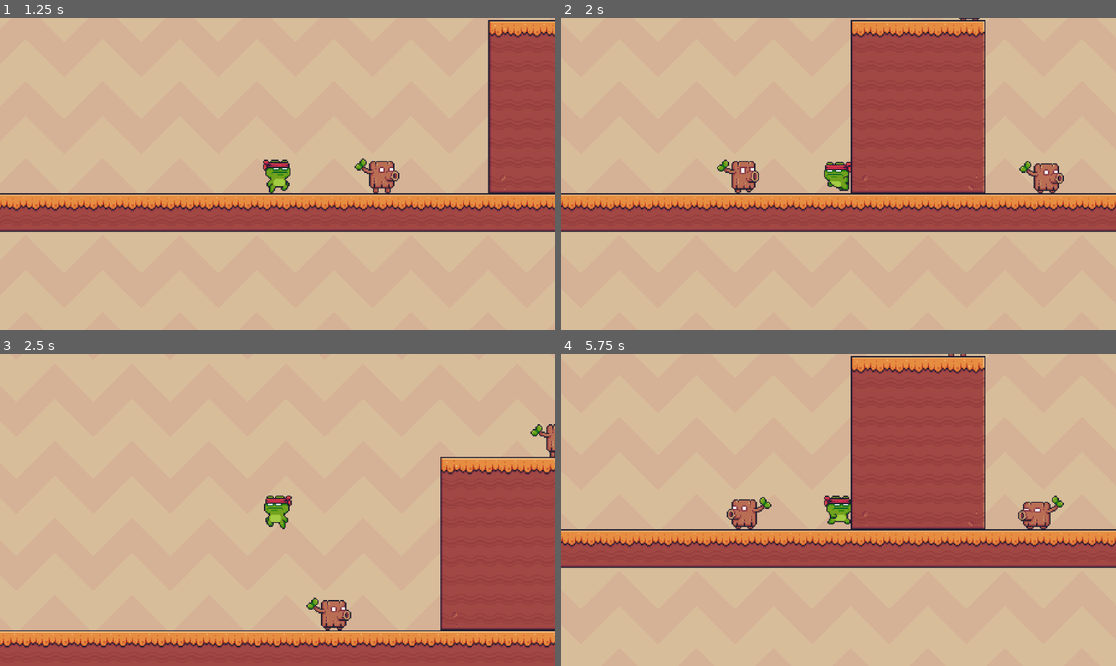
Above: before the commit, frames 1-4 (two rows, left to right).
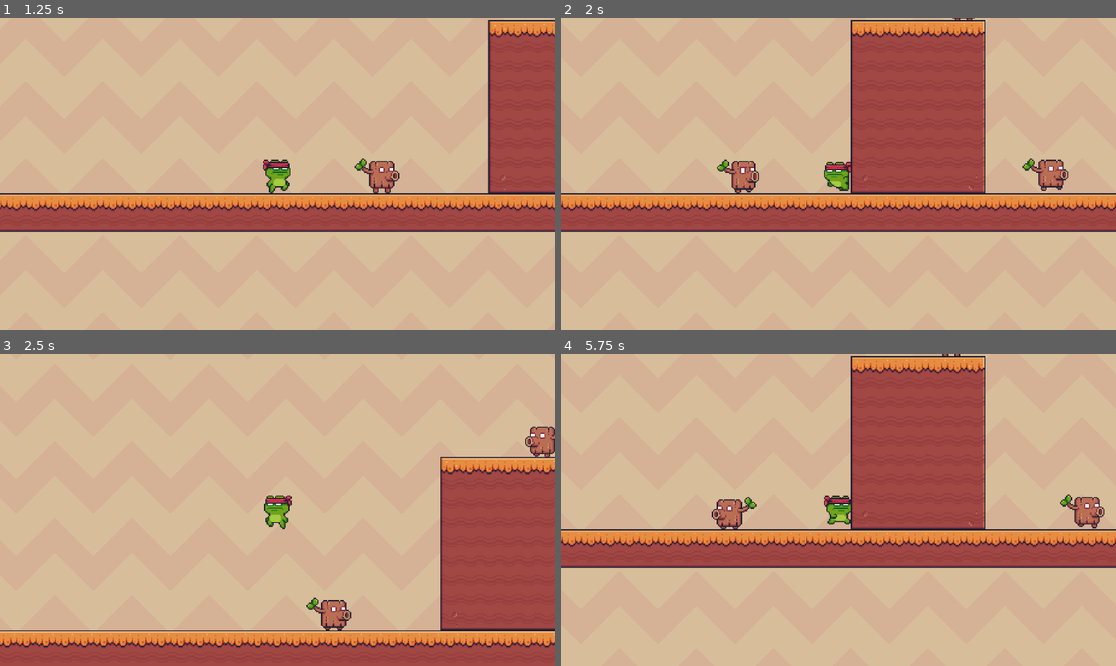
Above: after the commit, the same moments.

Repository: Yncy0/pixel-adventure-godot
Game: Godot game, scene res://world/test_world.tscn
Two runs of this game, one before a commit and one after it. Both use one fixed random seed, a clock stepped at 60 frames per second and the inputs below.
Inputs:
- Up to frame 1 (1.25 s): tap Enter at 0.5 s; hold D (right) from 0.53 s (still down); tap Space (jump) at 0.6, 0.77, 1.07 s
- Up to frame 2 (2 s): keep holding D (right); tap Space (jump) at 1.35, 1.52, 1.82 s
- Up to frame 3 (2.5 s): release D (right) at 2.03 s; hold A (left) from 2.03 s (still down); tap Space (jump) at 2.1 s
- Up to frame 4 (5.75 s): release A (left) at 2.78 s; hold D (right) 2.78-4.28 s; tap Space (jump) at 2.85, 3.02, 3.32, 3.6, 3.77, 4.07, 4.35, 4.52, 4.82, 5.1 s; hold A (left) 4.28-5.03 s; hold D (right) from 5.03 s (still down)

Frame 1 is identical in both runs. In frame 2, 0.6% of the frame differs, in the area x 70-92%, y 0-57%; in frame 3, 0.4%; in frame 4, 1.8%, in the area x 27-98%, y 0-57%.

Commit message:
trunk can now shoot bullets

Diff:
--- /dev/null
+++ b/bullet/base/scene/bullet_base.tscn
@@ -0,0 +1,15 @@
+[gd_scene load_steps=2 format=3 uid="uid://c04xw2xw55k3e"]
+
+[ext_resource type="Script" uid="uid://djlr4ctfw1kca" path="res://bullet/base/script/bullet_base.gd" id="1_crkyv"]
+
+[node name="BulletBase" type="Area2D"]
+script = ExtResource("1_crkyv")
+
+[node name="CollisionShape2D" type="CollisionShape2D" parent="."]
+
+[node name="AnimatedSprite2D" type="AnimatedSprite2D" parent="."]
+
+[node name="Timer" type="Timer" parent="."]
+
+[connection signal="body_entered" from="." to="." method="_on_body_entered"]
+[connection signal="timeout" from="Timer" to="." method="_on_timer_timeout"]
--- /dev/null
+++ b/bullet/base/script/bullet_base.gd
@@ -0,0 +1,32 @@
+class_name BulletBase extends Area2D
+
+@export var Bullet_Velocity: float = 100.0
+@export var Timer_Time: float = 1.0
+
+@onready var sprite: AnimatedSprite2D = $AnimatedSprite2D
+@onready var collision_shape_2d: CollisionShape2D = $CollisionShape2D
+@onready var timer: Timer = $Timer
+
+
+var direction: float = -1.0
+
+
+func shoot_x_axis(delta: float) -> void:
+	timer.start(Timer_Time)
+	position.x += Bullet_Velocity * direction * delta
+
+
+func flip() -> void:
+	if direction < 0:
+		sprite.flip_h = false
+	elif direction > 0:
+		sprite.flip_h = true
+
+
+func _on_timer_timeout() -> void:
+	self.queue_free()
+
+
+func _on_body_entered(body: Node2D) -> void:
+	if body:
+		self.queue_free()
--- /dev/null
+++ b/bullet/trunk/scene/trunk_bullet.tscn
@@ -0,0 +1,55 @@
+[gd_scene load_steps=9 format=3 uid="uid://cty071y3j40gj"]
+
+[ext_resource type="PackedScene" uid="uid://c04xw2xw55k3e" path="res://bullet/base/scene/bullet_base.tscn" id="1_t5jd7"]
+[ext_resource type="Script" uid="uid://dbyvqkawo4f3l" path="res://bullet/trunk/script/trunk_bullet.gd" id="2_nf2nw"]
+[ext_resource type="Texture2D" uid="uid://l8woy6mh2a4m" path="res://bullet/trunk/assets/Bullet.png" id="3_awukv"]
+[ext_resource type="Texture2D" uid="uid://cutcfibu04ks4" path="res://bullet/trunk/assets/Bullet Pieces.png" id="4_h6u1c"]
+
+[sub_resource type="RectangleShape2D" id="RectangleShape2D_awukv"]
+size = Vector2(13, 9)
+
+[sub_resource type="AtlasTexture" id="AtlasTexture_kjksg"]
+atlas = ExtResource("4_h6u1c")
+region = Rect2(0, 0, 16, 16)
+
+[sub_resource type="AtlasTexture" id="AtlasTexture_uqkqj"]
+atlas = ExtResource("4_h6u1c")
+region = Rect2(16, 0, 16, 16)
+
+[sub_resource type="SpriteFrames" id="SpriteFrames_h6u1c"]
+animations = [{
+"frames": [{
+"duration": 1.0,
+"texture": ExtResource("3_awukv")
+}],
+"loop": true,
+"name": &"default",
+"speed": 5.0
+}, {
+"frames": [{
+"duration": 1.0,
+"texture": SubResource("AtlasTexture_kjksg")
+}, {
+"duration": 1.0,
+"texture": SubResource("AtlasTexture_uqkqj")
+}],
+"loop": false,
+"name": &"shatter",
+"speed": 5.0
+}]
+
+[node name="TrunkBullet" instance=ExtResource("1_t5jd7")]
+collision_layer = 8
+collision_mask = 3
+monitorable = false
+script = ExtResource("2_nf2nw")
+
+[node name="CollisionShape2D" parent="." index="0"]
+position = Vector2(0.5, 0.5)
+shape = SubResource("RectangleShape2D_awukv")
+
+[node name="AnimatedSprite2D" parent="." index="1"]
+sprite_frames = SubResource("SpriteFrames_h6u1c")
+animation = &"shatter"
+frame = 1
+frame_progress = 1.0
--- /dev/null
+++ b/bullet/trunk/script/trunk_bullet.gd
@@ -0,0 +1,7 @@
+class_name TrunkBullet extends BulletBase
+
+
+func _physics_process(delta: float) -> void:
+	sprite.play("default")
+	flip()
+	shoot_x_axis(delta)
--- a/characters/froggy/scene/froggy.tscn
+++ b/characters/_player/froggy/scene/froggy.tscn
@@ -1,19 +1,19 @@
 [gd_scene load_steps=53 format=3 uid="uid://co2pn00d3aq6n"]
 
-[ext_resource type="Script" uid="uid://0d4qas52ty3p" path="res://characters/_player/script/player.gd" id="1_c6xgn"]
-[ext_resource type="Texture2D" uid="uid://bud8qwhjye3nu" path="res://characters/froggy/assets/Jump (32x32).png" id="1_s2jb6"]
-[ext_resource type="Texture2D" uid="uid://04o6fp4vr47k" path="res://characters/froggy/assets/Double Jump (32x32).png" id="2_8io72"]
-[ext_resource type="Texture2D" uid="uid://bqgiwglo7flq2" path="res://characters/froggy/assets/Idle (32x32).png" id="2_onk8j"]
-[ext_resource type="Texture2D" uid="uid://6hrew56sl24v" path="res://characters/froggy/assets/Fall (32x32).png" id="2_yaiw4"]
-[ext_resource type="Texture2D" uid="uid://cmx3egbygeh0f" path="res://characters/froggy/assets/Run (32x32).png" id="4_78bfd"]
+[ext_resource type="Script" uid="uid://0d4qas52ty3p" path="res://characters/_player/_script/player.gd" id="1_c6xgn"]
+[ext_resource type="Texture2D" uid="uid://bud8qwhjye3nu" path="res://characters/_player/froggy/assets/Jump (32x32).png" id="1_s2jb6"]
+[ext_resource type="Texture2D" uid="uid://04o6fp4vr47k" path="res://characters/_player/froggy/assets/Double Jump (32x32).png" id="2_8io72"]
+[ext_resource type="Texture2D" uid="uid://bqgiwglo7flq2" path="res://characters/_player/froggy/assets/Idle (32x32).png" id="2_onk8j"]
+[ext_resource type="Texture2D" uid="uid://6hrew56sl24v" path="res://characters/_player/froggy/assets/Fall (32x32).png" id="2_yaiw4"]
+[ext_resource type="Texture2D" uid="uid://cmx3egbygeh0f" path="res://characters/_player/froggy/assets/Run (32x32).png" id="4_78bfd"]
 [ext_resource type="Script" uid="uid://d2ylh53h5m14j" path="res://states/state_machine.gd" id="6_aau3j"]
-[ext_resource type="Script" uid="uid://cp0e5rbfc4u2c" path="res://characters/_player/script/states/idle/idle.gd" id="7_khrki"]
-[ext_resource type="Texture2D" uid="uid://wqylcdxn5gtk" path="res://characters/froggy/assets/Wall Jump (32x32).png" id="7_ydpga"]
-[ext_resource type="Script" uid="uid://rnvaiksy3o6a" path="res://characters/_player/script/states/move/move.gd" id="8_c6xgn"]
-[ext_resource type="Script" uid="uid://b586jjb6d2v7o" path="res://characters/_player/script/states/jump/jump.gd" id="9_c6xgn"]
-[ext_resource type="Script" uid="uid://dos5r1j8a7vnw" path="res://characters/_player/script/states/fall/fall.gd" id="10_tyn13"]
-[ext_resource type="Script" uid="uid://bgd6c22r8v0uh" path="res://characters/_player/script/states/wall/wall_slide.gd" id="13_pah6a"]
-[ext_resource type="Script" uid="uid://y3inhprtivlv" path="res://characters/_player/script/states/wall/wall_jump.gd" id="14_p1y4a"]
+[ext_resource type="Script" uid="uid://cp0e5rbfc4u2c" path="res://characters/_player/_script/states/idle/idle.gd" id="7_khrki"]
+[ext_resource type="Texture2D" uid="uid://wqylcdxn5gtk" path="res://characters/_player/froggy/assets/Wall Jump (32x32).png" id="7_ydpga"]
+[ext_resource type="Script" uid="uid://rnvaiksy3o6a" path="res://characters/_player/_script/states/move/move.gd" id="8_c6xgn"]
+[ext_resource type="Script" uid="uid://b586jjb6d2v7o" path="res://characters/_player/_script/states/jump/jump.gd" id="9_c6xgn"]
+[ext_resource type="Script" uid="uid://dos5r1j8a7vnw" path="res://characters/_player/_script/states/fall/fall.gd" id="10_tyn13"]
+[ext_resource type="Script" uid="uid://bgd6c22r8v0uh" path="res://characters/_player/_script/states/wall/wall_slide.gd" id="13_pah6a"]
+[ext_resource type="Script" uid="uid://y3inhprtivlv" path="res://characters/_player/_script/states/wall/wall_jump.gd" id="14_p1y4a"]
 
 [sub_resource type="AtlasTexture" id="AtlasTexture_8t8fs"]
 atlas = ExtResource("2_8io72")
--- a/characters/enemy/snail/scene/snail.tscn
+++ b/characters/enemy/snail/scene/snail.tscn
@@ -256,7 +256,7 @@
 sprite_frames = SubResource("SpriteFrames_nes41")
 animation = &"shell_idle"
 autoplay = "idle"
-frame_progress = 0.596649
+frame_progress = 0.255114
 
 [node name="CollisionShape2D" parent="." index="1"]
 rotation = 1.5708
--- a/characters/enemy/trunk/scene/trunk.tscn
+++ b/characters/enemy/trunk/scene/trunk.tscn
@@ -331,15 +331,13 @@
 
 [node name="Trunk" instance=ExtResource("1_a0yqx")]
 script = ExtResource("2_5v8ky")
-Idle_Time = 1.0
-Wander_Time = 1.0
 Speed = 50.0
 
 [node name="AnimatedSprite2D" parent="." index="0"]
 sprite_frames = SubResource("SpriteFrames_kyge4")
-animation = &"idle"
+animation = &"shoot"
 autoplay = "idle"
-frame_progress = 0.0497347
+frame_progress = 0.267866
 
 [node name="CollisionShape2D" parent="." index="1"]
 position = Vector2(0, 3)
--- a/characters/enemy/trunk/script/trunk.gd
+++ b/characters/enemy/trunk/script/trunk.gd
@@ -1,15 +1,19 @@
 class_name Trunk extends EnemyBase
 
 
-@export var Idle_Time: float = 1.0
-@export var Wander_Time: float = 1.0
-
+@onready var bullets = preload("res://bullet/trunk/scene/trunk_bullet.tscn")
 @onready var marker_shoot: Marker2D = %MarkerShoot
 @onready var ray_cast: RayCast2D = $RayCast
 @onready var ray_cast_wall: RayCast2D = $RayCastWall
 @onready var ray_cast_floor: RayCast2D = $RayCastFloor
 @onready var idle_timer: Timer = $IdleTimer
 @onready var wander_timer: Timer = $WanderTimer
+
+
+var idle_time: float = randf_range(1.0, 3.0)
+var wander_time: float = randf_range(1.0, 3.0)
+var has_shot: bool = false
+
 
 enum STATES {
 	IDLE,
@@ -42,7 +46,7 @@
 
 
 func _ready() -> void:
-	idle_timer.start(Idle_Time)
+	idle_timer.start(idle_time)
 
 
 func idle() -> void:
@@ -66,12 +70,23 @@
 	wander_timer.stop()
 	velocity.x = 0
 
+	if sprite.frame == 7 and !has_shot:
+		bullet_instantiate()
+		has_shot = true
+	elif sprite.frame == 0:
+		has_shot = false
+
 	if is_player:
 		return
 	if !is_player:
-		print("bullshit")
-		idle_timer.start(Idle_Time)
+		idle_timer.start(idle_time)
 		set_state(STATES.IDLE)
+
+
+func bullet_instantiate() -> void:
+	var b = bullets.instantiate()
+	b.direction = direction
+	marker_shoot.add_child(b)
 
 
 func flip() -> void:
@@ -107,12 +122,12 @@
 
 func _on_idle_timer_timeout() -> void:
 	idle_timer.stop()
-	wander_timer.start(Wander_Time)
+	wander_timer.start(wander_time)
 	direction = randf_range(-1, 1)
 	set_state(STATES.RUN)
 
 
 func _on_wander_timer_timeout() -> void:
 	wander_timer.stop()
-	idle_timer.start(Idle_Time)
+	idle_timer.start(idle_time)
 	set_state(STATES.IDLE)
--- a/project.godot
+++ b/project.godot
@@ -21,8 +21,9 @@
 "res://assets/": "yellow",
 "res://bullet/": "purple",
 "res://characters/": "teal",
-"res://characters/_player/": "red",
-"res://characters/enemy/": "orange",
+"res://characters/_player/": "blue",
+"res://characters/_player/froggy/": "green",
+"res://characters/enemy/": "red",
 "res://states/": "gray",
 "res://world/": "green"
 }
@@ -60,6 +61,7 @@
 2d_physics/layer_1="world"
 2d_physics/layer_2="player"
 2d_physics/layer_3="enemy"
+2d_physics/layer_4="boolets"
 
 [rendering]
 
--- a/world/test_world.tscn
+++ b/world/test_world.tscn
@@ -2,7 +2,7 @@
 
 [ext_resource type="Texture2D" uid="uid://b3l768mop3t6v" path="res://assets/Free/Background/Green.png" id="1_yntov"]
 [ext_resource type="Texture2D" uid="uid://d33ge60vof7wg" path="res://assets/Free/Terrain/Terrain (16x16).png" id="2_wfwh0"]
-[ext_resource type="PackedScene" uid="uid://co2pn00d3aq6n" path="res://characters/froggy/scene/froggy.tscn" id="3_53guk"]
+[ext_resource type="PackedScene" uid="uid://co2pn00d3aq6n" path="res://characters/_player/froggy/scene/froggy.tscn" id="3_53guk"]
 [ext_resource type="PackedScene" uid="uid://eowrfmiqb722" path="res://characters/enemy/chicken/scene/chicken.tscn" id="4_534ga"]
 [ext_resource type="Texture2D" uid="uid://5gc6ororhxbp" path="res://assets/Free/Background/Gray.png" id="4_dt2ce"]
 [ext_resource type="PackedScene" uid="uid://c7qiwuvnfky31" path="res://characters/enemy/birb/scene/birb.tscn" id="5_b1hph"]
@@ -359,29 +359,23 @@
 tile_set = SubResource("TileSet_1bvp3")
 metadata/_edit_group_ = true
 
-[node name="Trunk" parent="TestArea4" node_paths=PackedStringArray("_Player") instance=ExtResource("9_e5drx")]
+[node name="Enemy" type="Node2D" parent="TestArea4"]
+
+[node name="Trunk" parent="TestArea4/Enemy" node_paths=PackedStringArray("_Player") instance=ExtResource("9_e5drx")]
 position = Vector2(456, 400)
-Idle_Time = 3.0
-Wander_Time = 3.0
-_Player = NodePath("../../Froggy")
-
-[node name="Trunk2" parent="TestArea4" node_paths=PackedStringArray("_Player") instance=ExtResource("9_e5drx")]
+_Player = NodePath("../../../Froggy")
+
+[node name="Trunk2" parent="TestArea4/Enemy" node_paths=PackedStringArray("_Player") instance=ExtResource("9_e5drx")]
 position = Vector2(707, 400)
-Idle_Time = 3.0
-Wander_Time = 3.0
-_Player = NodePath("../../Froggy")
-
-[node name="Trunk3" parent="TestArea4" node_paths=PackedStringArray("_Player") instance=ExtResource("9_e5drx")]
+_Player = NodePath("../../../Froggy")
+
+[node name="Trunk3" parent="TestArea4/Enemy" node_paths=PackedStringArray("_Player") instance=ExtResource("9_e5drx")]
 position = Vector2(643, 257)
-Idle_Time = 3.0
-Wander_Time = 3.0
-_Player = NodePath("../../Froggy")
-
-[node name="Trunk4" parent="TestArea4" node_paths=PackedStringArray("_Player") instance=ExtResource("9_e5drx")]
+_Player = NodePath("../../../Froggy")
+
+[node name="Trunk4" parent="TestArea4/Enemy" node_paths=PackedStringArray("_Player") instance=ExtResource("9_e5drx")]
 position = Vector2(907, 177)
-Idle_Time = 3.0
-Wander_Time = 3.0
-_Player = NodePath("../../Froggy")
+_Player = NodePath("../../../Froggy")
 
 [node name="Froggy" parent="." instance=ExtResource("3_53guk")]
 position = Vector2(3975, 400)
Not shown, added: bullet/base/script/bullet_base.gd.uid
Not shown, added: bullet/trunk/script/trunk_bullet.gd.uid
Renamed: characters/_player/script/player.gd -> characters/_player/_script/player.gd
Renamed: characters/_player/script/player.gd.uid -> characters/_player/_script/player.gd.uid
Renamed: characters/_player/script/states/_player_state.gd -> characters/_player/_script/states/_player_state.gd
Renamed: characters/_player/script/states/_player_state.gd.uid -> characters/_player/_script/states/_player_state.gd.uid
Renamed: characters/_player/script/states/fall/fall.gd -> characters/_player/_script/states/fall/fall.gd
Renamed: characters/_player/script/states/fall/fall.gd.uid -> characters/_player/_script/states/fall/fall.gd.uid
Renamed: characters/_player/script/states/idle/idle.gd -> characters/_player/_script/states/idle/idle.gd
Renamed: characters/_player/script/states/idle/idle.gd.uid -> characters/_player/_script/states/idle/idle.gd.uid
Renamed: characters/_player/script/states/jump/jump.gd -> characters/_player/_script/states/jump/jump.gd
Renamed: characters/_player/script/states/jump/jump.gd.uid -> characters/_player/_script/states/jump/jump.gd.uid
(and 20 more such lines)
